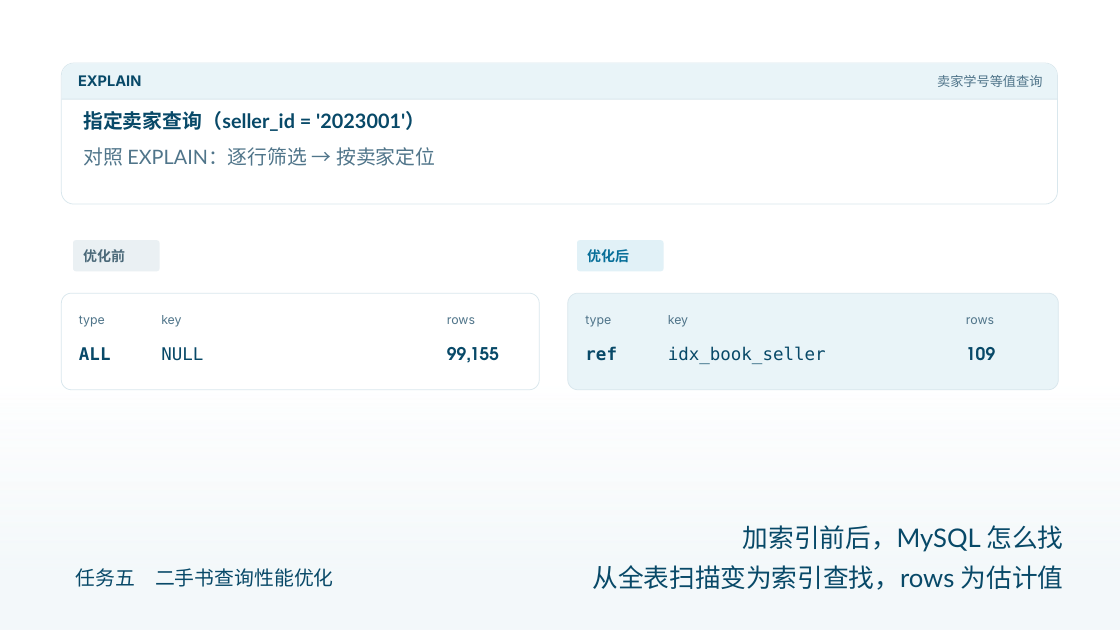
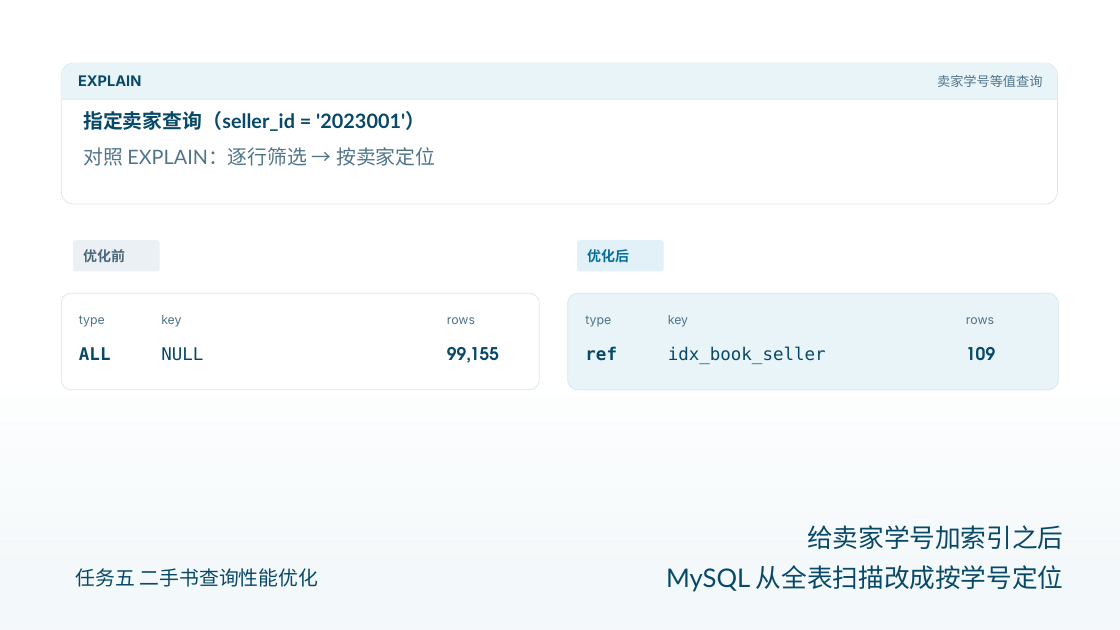
Before and after one commit to AurLemon/pageslip-demo, a slide deck: slide 5 of presentations/task-5-query-optimization.pptx. Drawn at 1120x630 pixels with LibreOffice and Linux fonts; fonts in the diff are those of the drawing. Boxes give left, top, right and bottom in pixels: in the first picture for what was removed or moved away, otherwise in the second. Text is boxed around its words. In the diff, an @@ line names an element or a change of style, - is before the commit and + after.

```diff
--- a/presentations/task-5-query-optimization.pptx
+++ b/presentations/task-5-query-optimization.pptx
@@ text at bbox=[807, 525, 1063, 549]: text changed @@
-加索引前后，MySQL 怎么找
+给卖家学号加索引之后
@@ text "任务五 二手书查询性能优化" rewrapped from bbox=[76, 568, 334, 587] to bbox=[76, 568, 319, 587] @@
@@ text at bbox=[666, 565, 1063, 592]: text changed @@
-从全表扫描变为索引查找，rows 为估计值
+MySQL 从全表扫描改成按学号定位
```
Also in this commit, not shown: 17 other slides changed, 1 other file.
